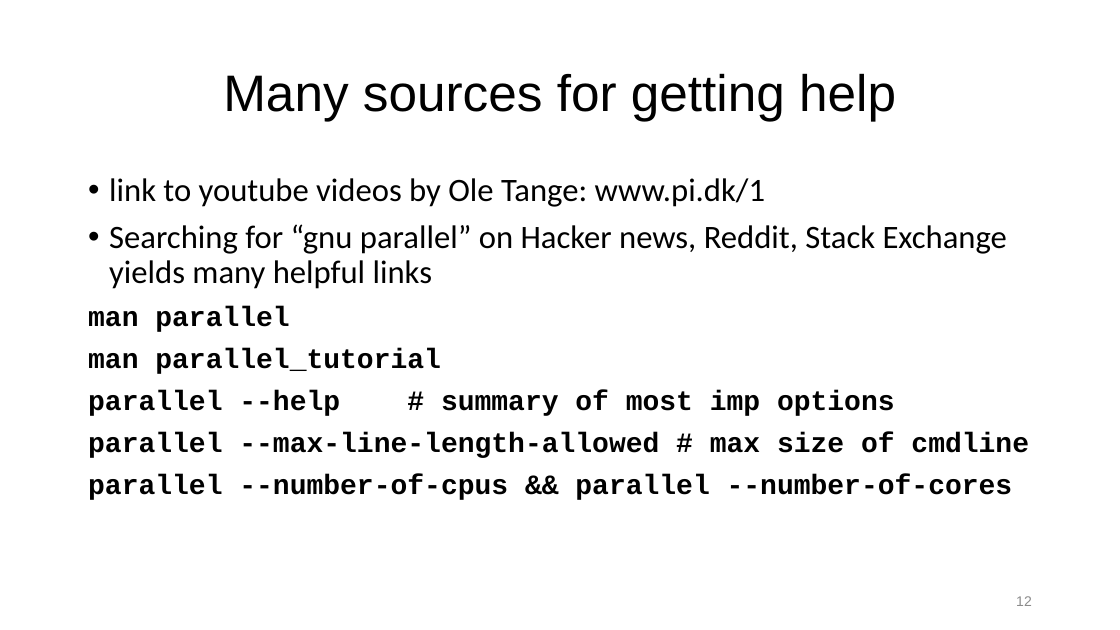
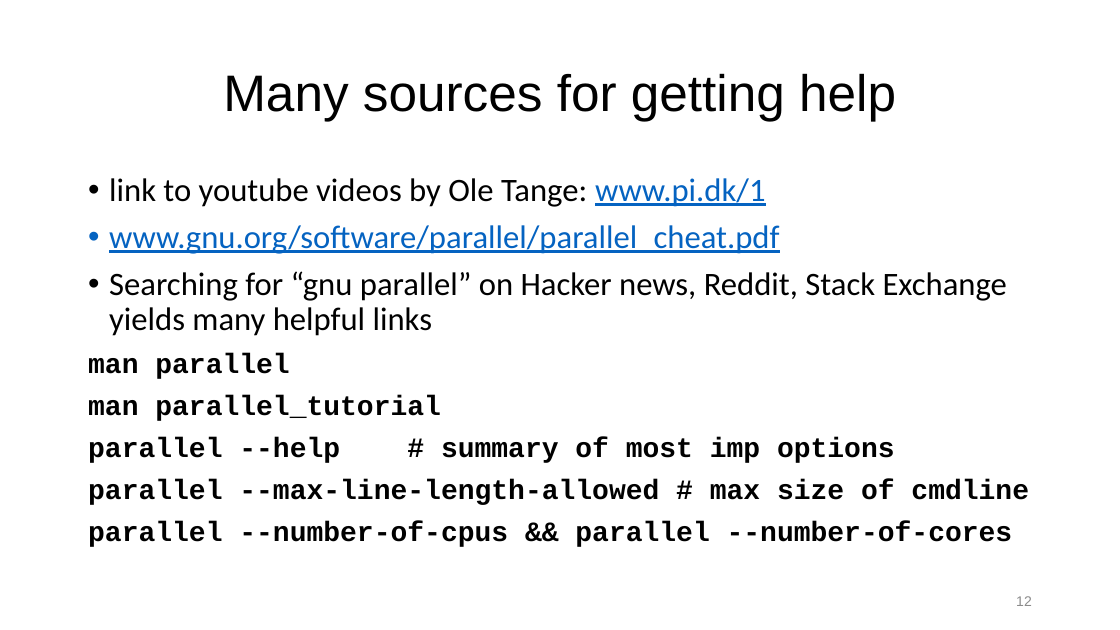
Before and after one commit to ketancmaheshwari/escience23tut, a slide deck: slide 12 of gnu-parallel-tutorial.pptx. Drawn at 1120x630 pixels with LibreOffice and Linux fonts; fonts in the diff are those of the drawing. Boxes give left, top, right and bottom in pixels: in the first picture for what was removed or moved away, otherwise in the second. Text is boxed around its words. In the diff, an @@ line names an element or a change of style, - is before the commit and + after.

```diff
--- a/gnu-parallel-tutorial.pptx
+++ b/gnu-parallel-tutorial.pptx
@@ text at (x1=109, y1=178, x2=765, y2=207): text colour #000000 to #0563C1, underline on in "www.pi.dk/1" @@
@@ text at (x1=109, y1=225, x2=779, y2=254): paragraph added @@
+• www.gnu.org/software/parallel/parallel_cheat.pdf
```
Also in this commit, not shown: 10 other slides changed, 2 slides added, 1 other file.
